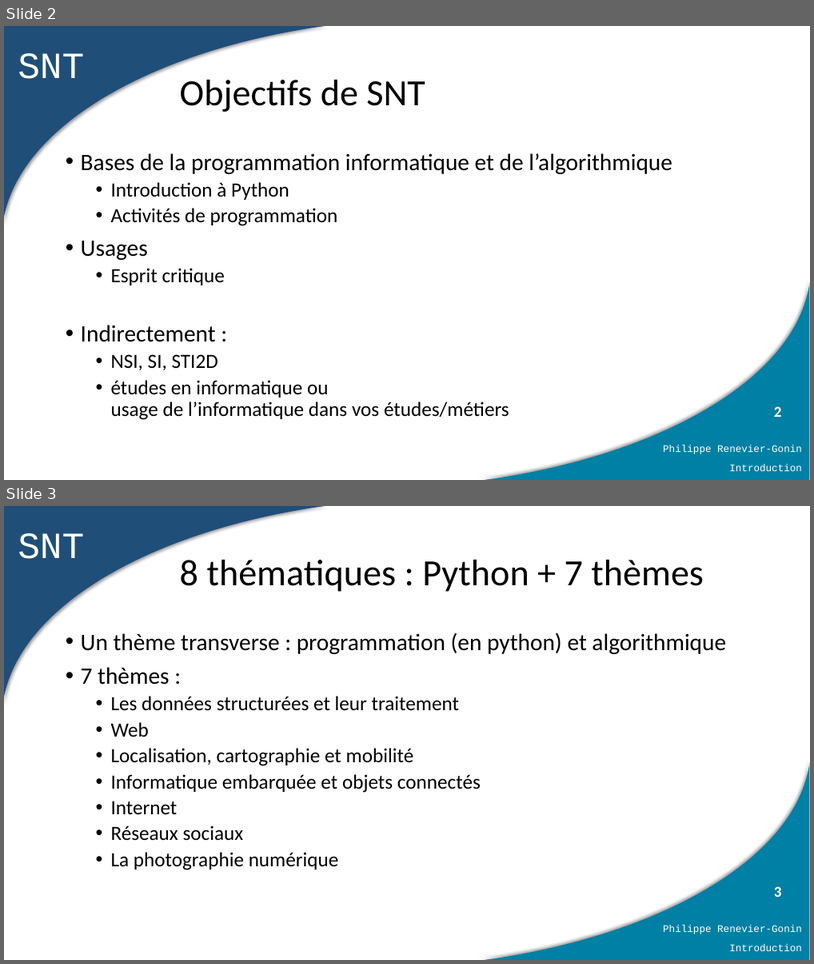
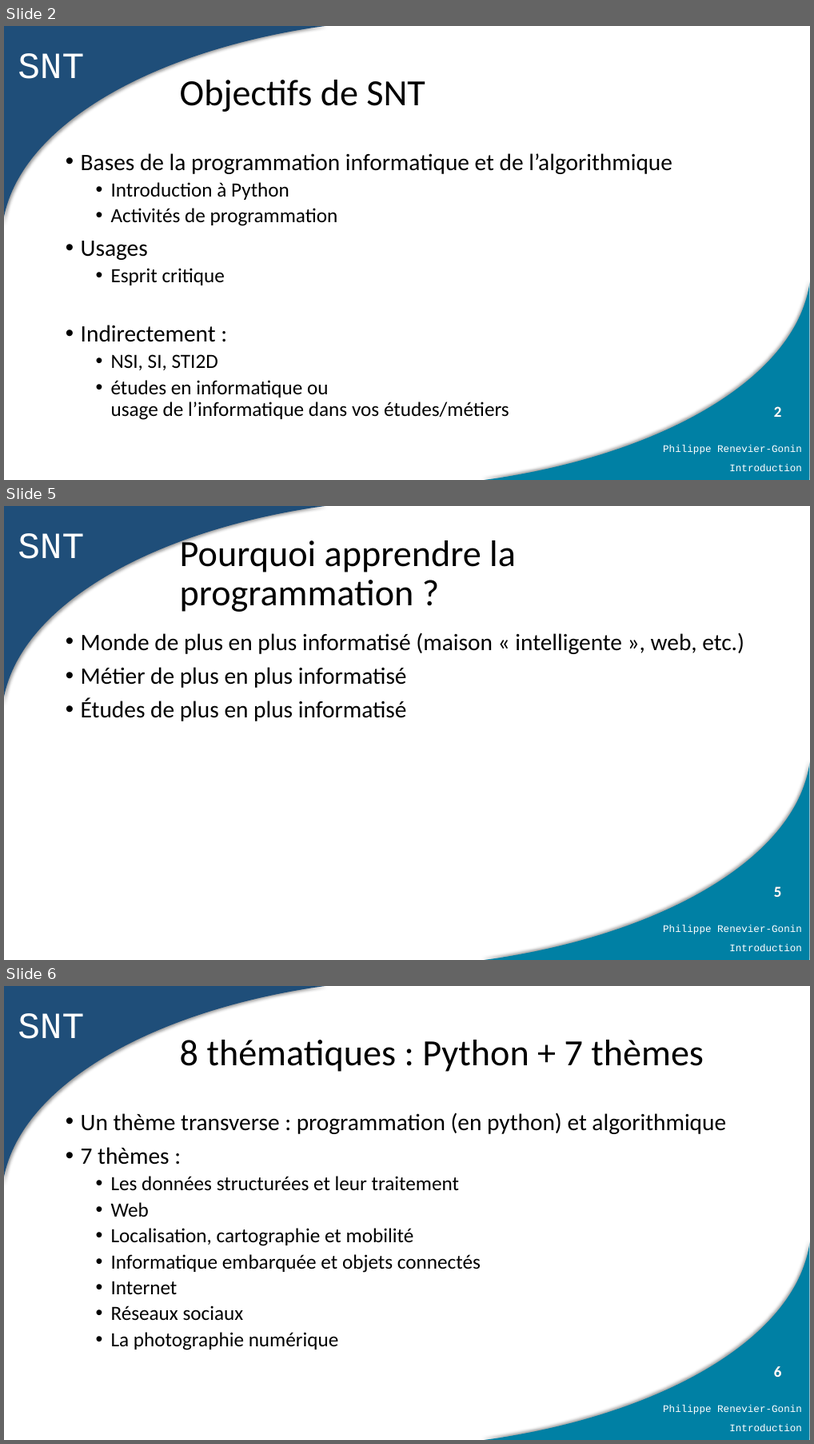
Before and after one commit to PhilippeRenevierGonin/snt, a slide deck: 01_python/cours/01_introduction générale.pptx. Shown one above the other, each under a label of ours: slides 2 and 3 before the commit, slides 2, 5 and 6 after it; the slides between them are not shown. The pictures are 814x964 and 814x1444 pixels, drawn with LibreOffice and Linux fonts; fonts in the diff are those of the drawing. Boxes give left, top, right and bottom in pixels: in the first picture for what was removed or moved away, otherwise in the second. Text is boxed around its words. In the diff, an @@ line names an element or a change of style, - is before the commit and + after.

```diff
--- a/01_python/cours/01_introduction générale.pptx
+++ b/01_python/cours/01_introduction générale.pptx
@@ slide 5 added at (x1=4, y1=506, x2=810, y2=960), background #FFFFFF; not listed: 7 template elements that a slide beside it also shows @@
@@ title added at (x1=180, y1=535, x2=516, y2=612), 44 pt, text #000000 @@
+Pourquoi apprendre la programmation ?
@@ text added at (x1=81, y1=632, x2=745, y2=721), 28 pt, text #000000 @@
+• Monde de plus en plus informatisé (maison « intelligente », web, etc.)
+• Métier de plus en plus informatisé
+• Études de plus en plus informatisé
@@ what was slide 3 is now slide 6 @@
@@ page number at (x1=762, y1=1347, x2=810, y2=1394): text changed @@
-3
+6
@@ page number at (x1=774, y1=1366, x2=782, y2=1377): text changed @@
-3
+6
```
Also in this commit, not shown: 2 slides changed, 2 other slides added, 1 slide removed, 16 other files.
